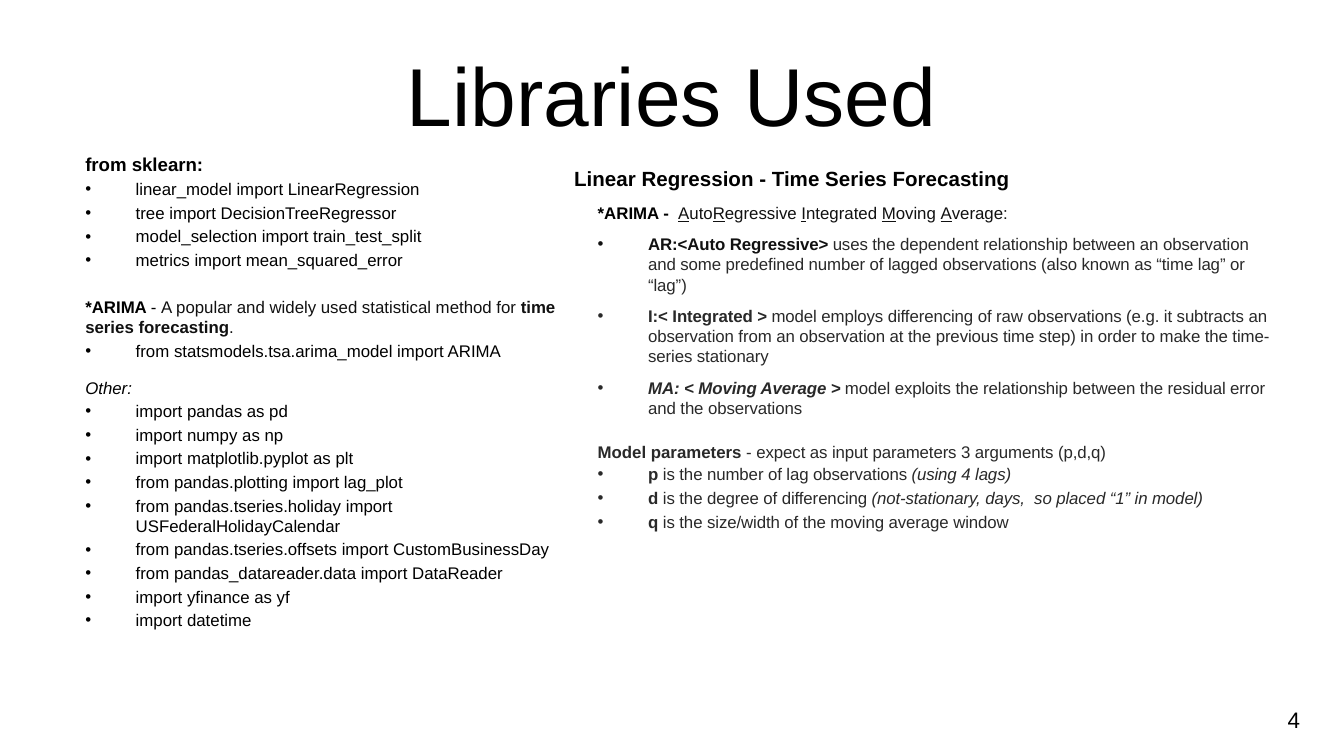
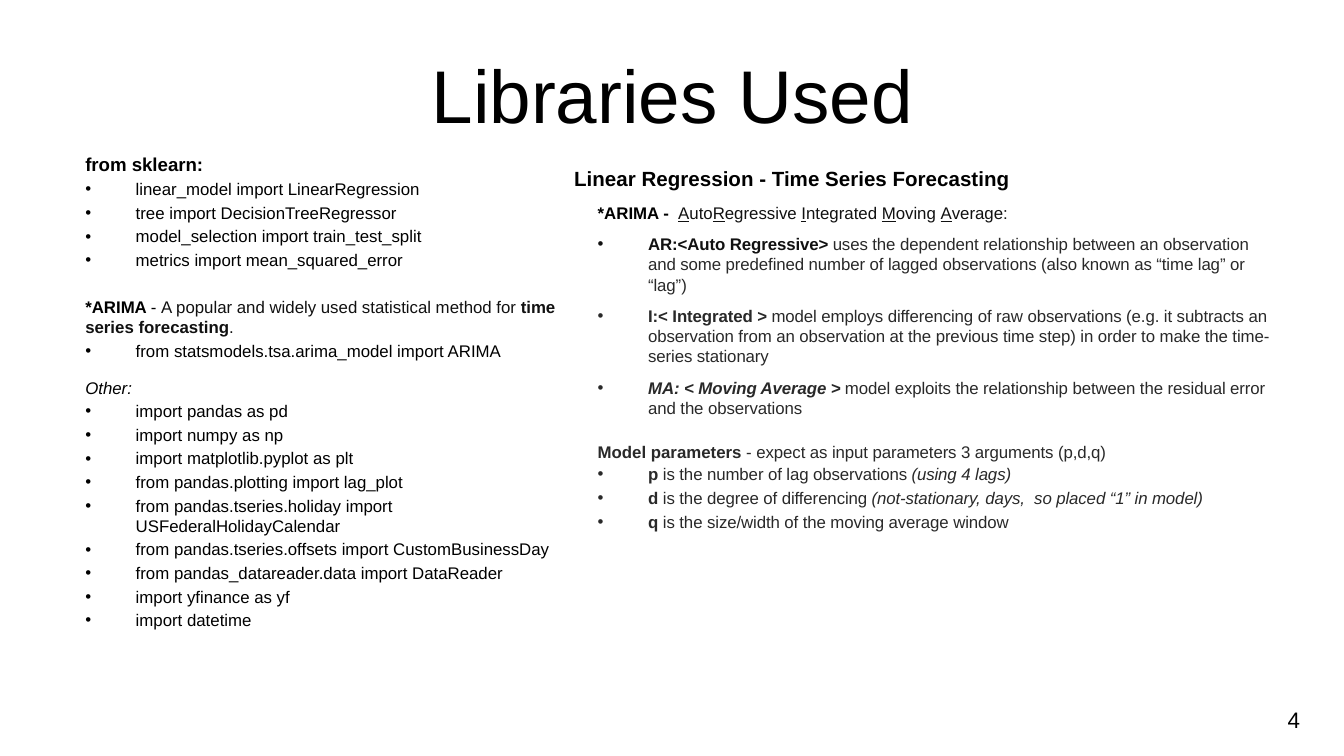
Before and after one commit to CCC-GH/FinalProject-Stock, a slide deck: slide 5 of carl/NU-FinalProject_Stocks.pptx. Drawn at 1344x756 pixels with LibreOffice and Linux fonts; fonts in the diff are those of the drawing; background and template pictures are left out. Boxes give left, top, right and bottom in pixels: in the first picture for what was removed or moved away, otherwise in the second. Text is boxed around its words. In the diff, an @@ line names an element or a change of style, - is before the commit and + after.

```diff
--- a/carl/NU-FinalProject_Stocks.pptx
+++ b/carl/NU-FinalProject_Stocks.pptx
@@ title "Libraries Used" at (432, 69, 912, 124): size 44 to 40 pt @@
```
Also in this commit, not shown: 6 other slides changed, 11 other files.
